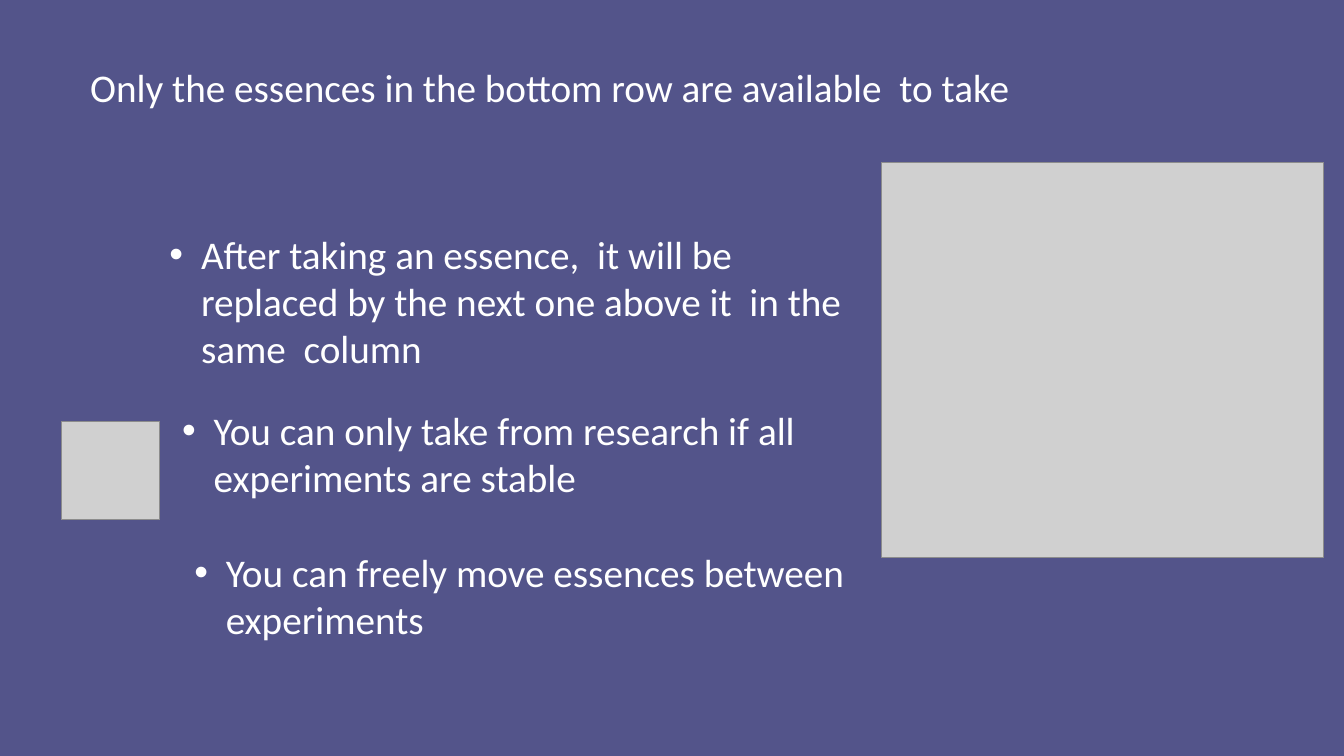
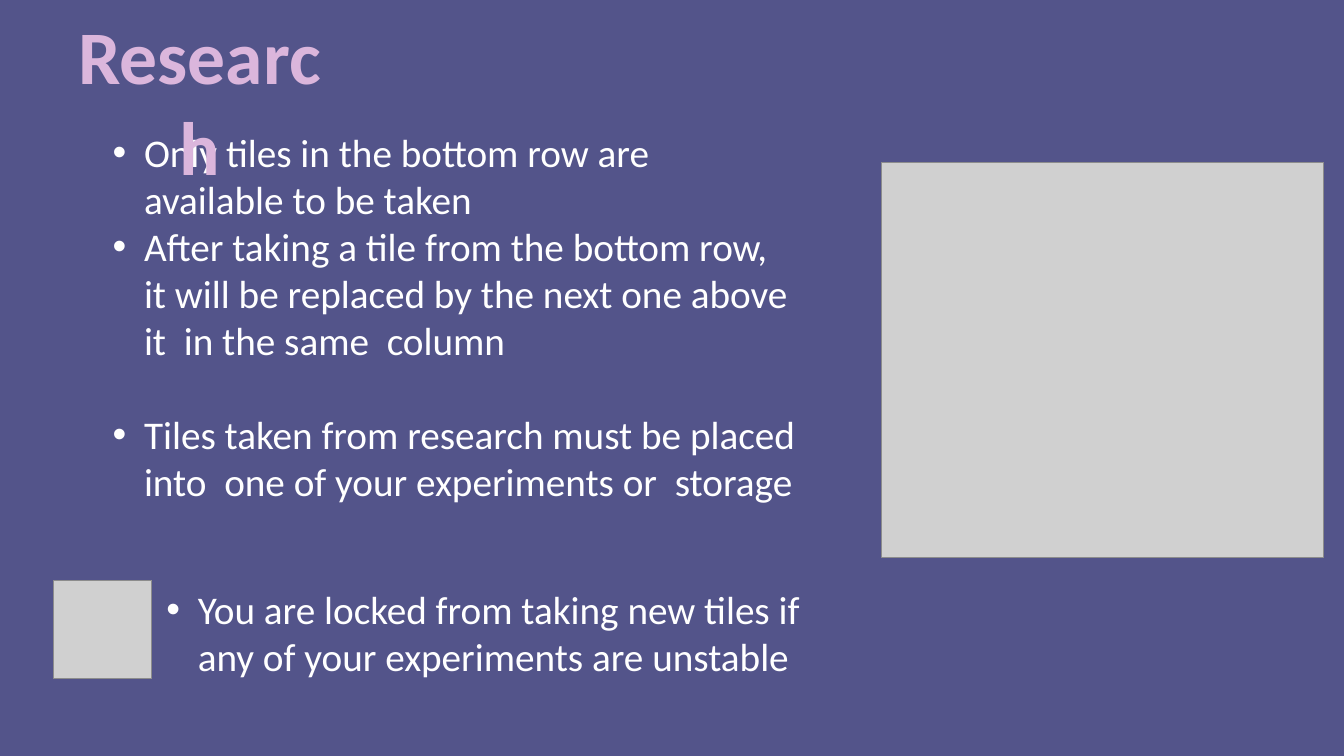
Before and after one commit to ninjacreeper47/Meriam-s-Trial, a slide deck: slide 2 of Assets/How to Play/Instructions.pptx. Drawn at 1344x756 pixels with LibreOffice and Linux fonts; fonts in the diff are those of the drawing; grey boxes stand for pictures. Boxes give left, top, right and bottom in pixels: in the first picture for what was removed or moved away, otherwise in the second. Text is boxed around its words. In the diff, an @@ line names an element or a change of style, - is before the commit and + after.

Commit message:
practice experiments part 1

```diff
--- a/Assets/How to Play/Instructions.pptx
+++ b/Assets/How to Play/Instructions.pptx
@@ subtitle removed at box(90, 75, 1009, 109) @@
-Only the essences in the bottom row are available to take
@@ text at box(144, 134, 795, 503): text changed @@
-• After taking an essence, it will be replaced by the next one above it in the same column
+• Only tiles in the bottom row are available to be taken
+• After taking a tile from the bottom row, it will be replaced by the next one above it in the same column
+• Tiles taken from research must be placed into one of your experiments or storage
@@ text added at box(407, 422, 543, 450), 54 pt, text pattern #A04DA3 on #DBB6DC, bold @@
+Research
@@ text removed at box(226, 560, 844, 641) @@
-• You can freely move essences between experiments
@@ picture: place and size @@
-picture at box(62, 421, 160, 520)
+picture at box(53, 580, 152, 679)
@@ text at box(198, 597, 800, 678): text changed @@
-• You can only take from research if all experiments are stable
+• You are locked from taking new tiles if any of your experiments are unstable
```
Also in this commit, not shown: 4 other slides changed, 2 slides added, 13 other files.
